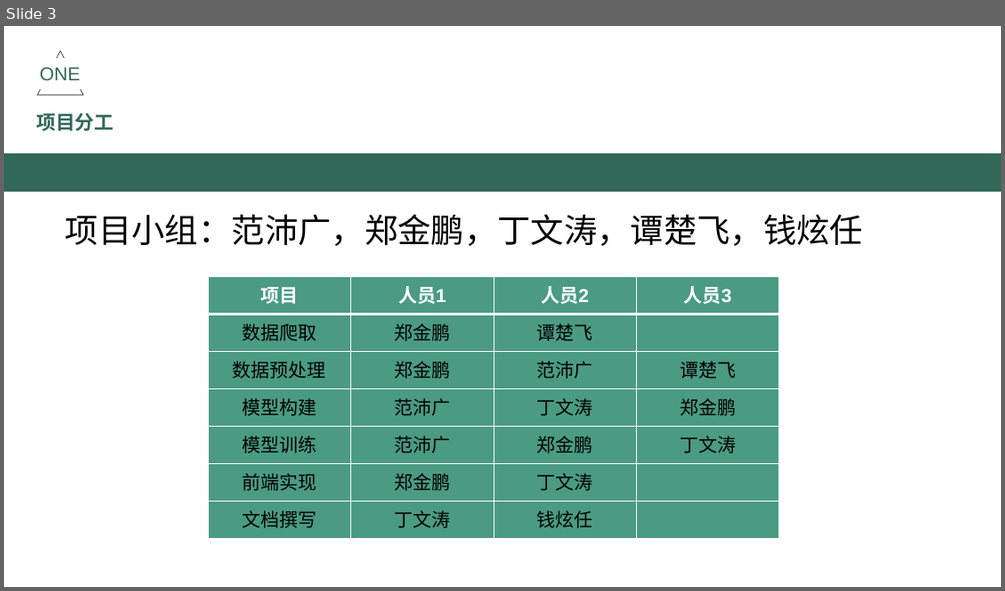
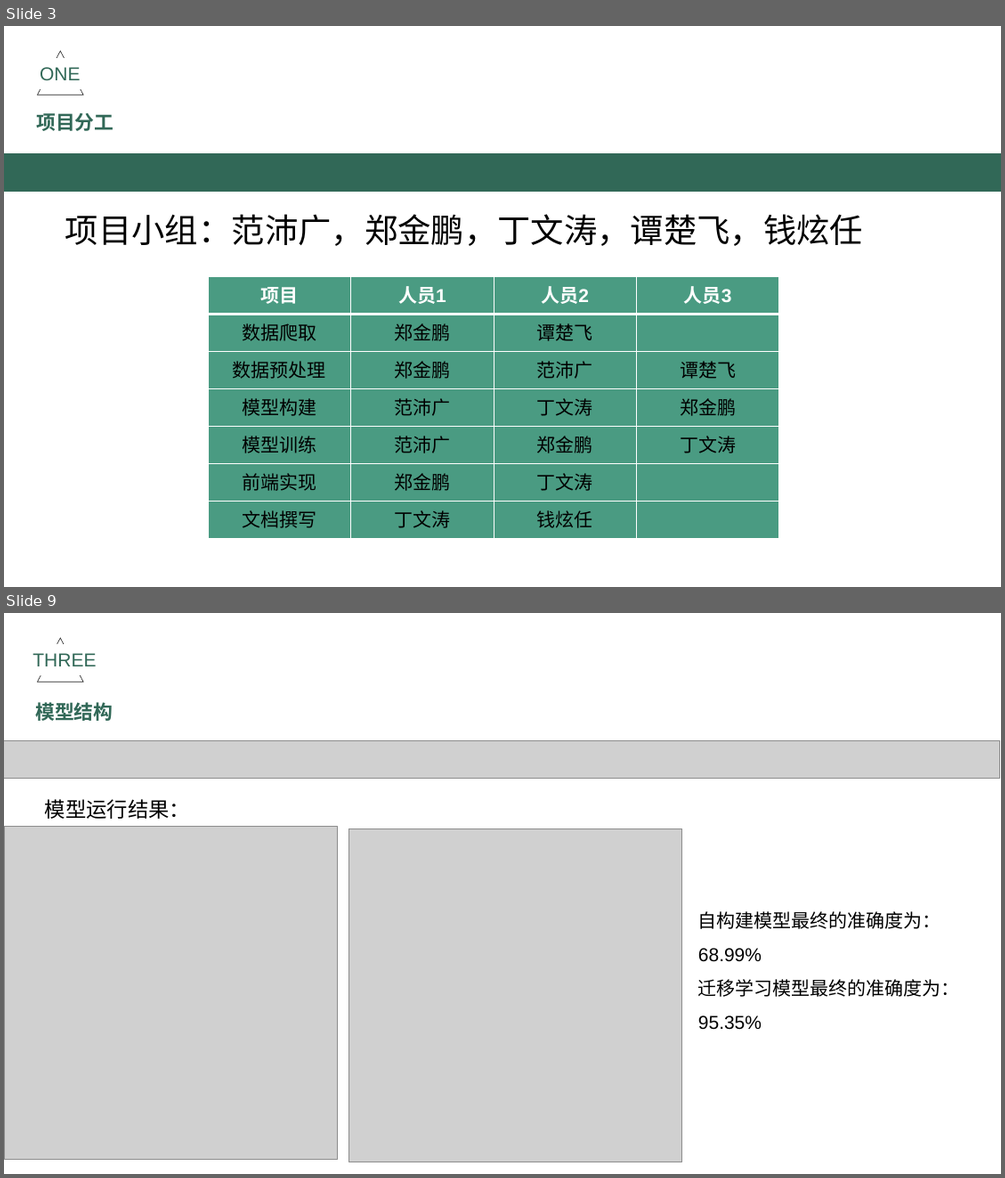
Before and after one commit to zh-jp/flower-recognition, a slide deck: 答辩PPT.pptx. Shown one above the other, each under a label of ours: slide 3 before the commit, slides 3 and 9 after it; the slides between them are not shown. The pictures are 1005x591 and 1005x1178 pixels, drawn with LibreOffice and Linux fonts; fonts in the diff are those of the drawing; grey boxes stand for pictures. Boxes give left, top, right and bottom in pixels: in the first picture for what was removed or moved away, otherwise in the second. Text is boxed around its words. In the diff, an @@ line names an element or a change of style, - is before the commit and + after.

```diff
--- a/答辩PPT.pptx
+++ b/答辩PPT.pptx
@@ slide 9 added at [4, 613, 1001, 1174], background #FFFFFF @@
@@ triangle added at [38, 638, 83, 682], outline #1F1F1F 0.5 pt @@
@@ rectangle added at [25, 644, 105, 674], fill #FFFFFF, outline #FFFFFF 0.75 pt, 18 pt, text #316857 @@
+THREE
@@ text added at [35, 702, 113, 721], 18.7 pt, text #316857, bold @@
+模型结构
@@ picture added at [4, 740, 999, 779] @@
@@ text added at [45, 799, 191, 819], 20 pt, text #000000 @@
+模型运行结果：
@@ picture added at [4, 826, 337, 1159] @@
@@ picture added at [349, 828, 682, 1161] @@
@@ text added at [698, 911, 960, 1030], 18 pt, text #000000 @@
+自构建模型最终的准确度为：
+68.99%
+迁移学习模型最终的准确度为：
+95.35%
```
Also in this commit, not shown: 2 slides changed, 4 other slides added, 2 slides removed, 2 other files.
